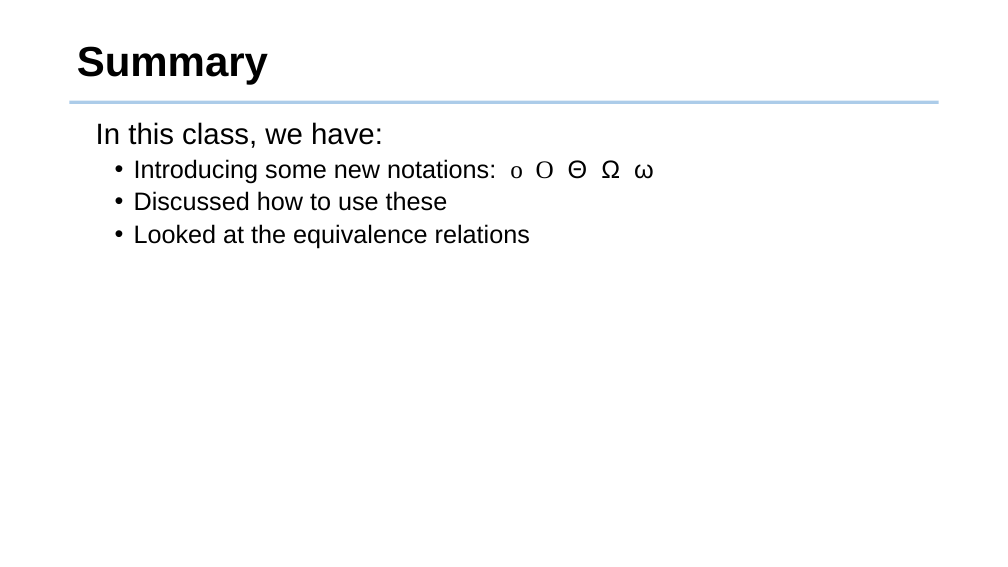
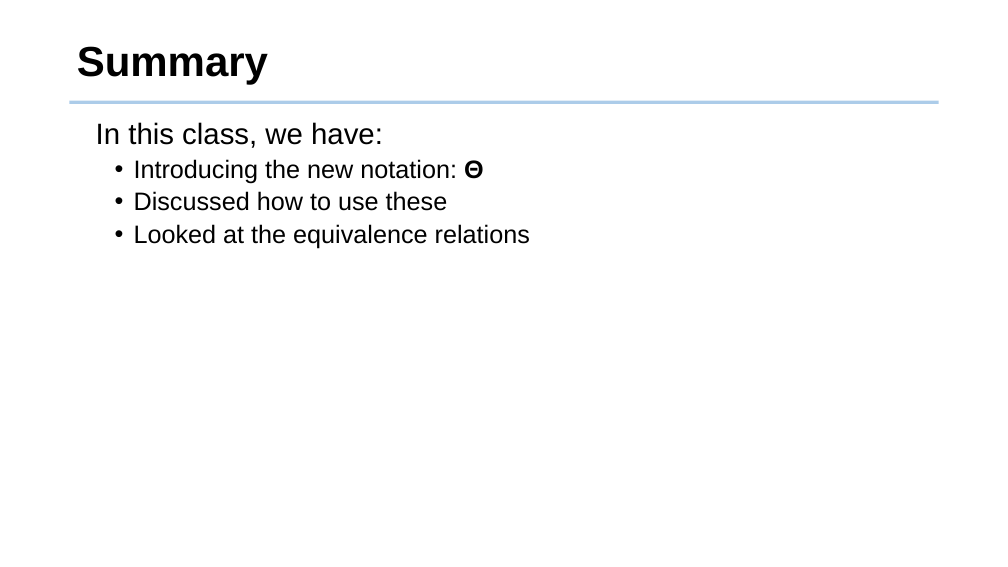
Before and after one commit to tsung-wei-huang/cs2420, a slide deck: slide 38 of slides/asymptotic_analysis.pptx (slide 39 before the commit). Drawn at 1008x567 pixels with LibreOffice and Linux fonts; fonts in the diff are those of the drawing; background and template pictures are left out. Boxes give left, top, right and bottom in pixels: in the first picture for what was removed or moved away, otherwise in the second. Text is boxed around its words. In the diff, an @@ line names an element or a change of style, - is before the commit and + after.

```diff
--- a/slides/asymptotic_analysis.pptx
+++ b/slides/asymptotic_analysis.pptx
@@ text at bbox=[134, 159, 484, 184]: text changed @@
-  • Introducing some new notations: o O Θ Ω ω
+  • Introducing the new notation: Θ
```
Also in this commit, not shown: 3 other slides changed, 1 slide removed, 2 other files.
